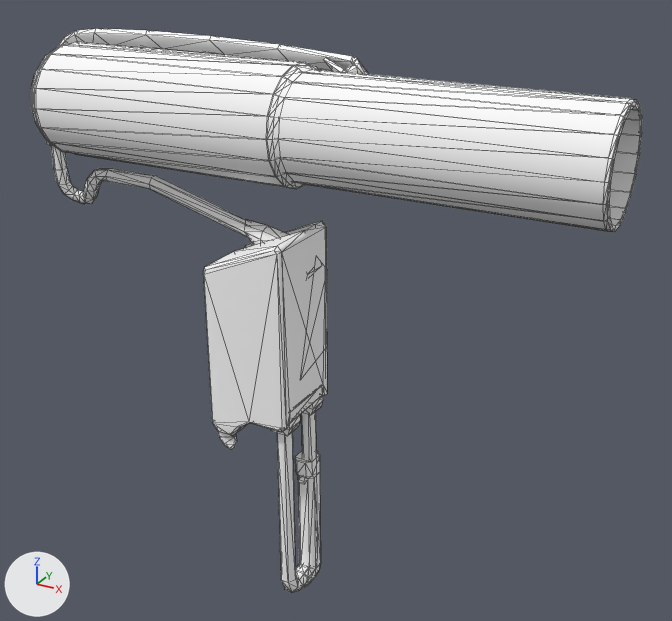
A saved change to the glTF model glb/Wmn_Roller_Hunter_Cstm01.glb.
The view is the same before and after, from a 50 mm camera at (1.95, -3.26, 2.6) aimed at (0.09, 0.14, 0.9). The lights are fixed; the arrows at lower left show +X, +Y and +Z. The older version comes first. Mesh edges are drawn as thin lines.

Script lines for the objects in view, before the commit:
```python
mat_m_body = principled_material('M_Body')
mat_m_body.base_color = (1.0, 1.0, 1.0)  # white #ffffff
mat_m_body.roughness = 1.0
mat_m_roll = principled_material('M_Roll')
mat_m_roll.base_color = (1.0, 1.0, 1.0)  # white #ffffff
mat_m_roll.roughness = 1.0
me_model__m_body = bpy.data.meshes.new('model__M_Body')
me_model__m_body.from_pydata(...)  # 770 vertices, 1374 faces; spans x -1.43..1.26, y -0.28..0.24, z -0.54..2.07
me_model__m_body.materials.append(mat_m_body)  # white #ffffff
me_model__m_roll = bpy.data.meshes.new('model__M_Roll')
me_model__m_roll.from_pydata(...)  # 297 vertices, 473 faces; spans x -1.3..1.31, y -0.26..0.26, z 0.67..2.01
me_model__m_roll.materials.append(mat_m_roll)  # white #ffffff
ob_model__m_body = bpy.data.objects.new('model__M_Body', me_model__m_body)
ob_model__m_body.location = (0.0, 0.0, 0.0)
ob_model__m_roll = bpy.data.objects.new('model__M_Roll', me_model__m_roll)
ob_model__m_roll.location = (0.0, 0.0, 0.0)
```
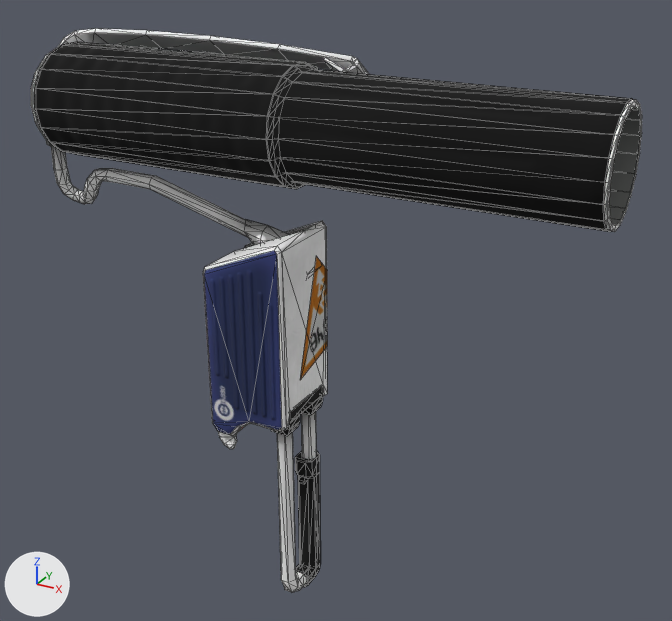
Changed parts and their boxes [x1, y1, x2, y2] in the pictures (672 x 621 px):
'model__M_Roll', surface changed (white to black): [31, 42, 642, 380] in both
'model__M_Body', surface changed (darker): [46, 28, 369, 587] in both

What changed in the scene script:
```text
Add img_m_roll_nrm:
    img_m_roll_nrm = load_image('M_Roll_Nrm', '_unpacked/M_Roll_Nrm', 512, 512, 'Non-Color')
Add img_m_roll_alb:
    img_m_roll_alb = load_image('M_Roll_Alb', '_unpacked/M_Roll_Alb', 256, 256, 'sRGB')
Add img_m_body_cstm01_alb:
    img_m_body_cstm01_alb = load_image('M_Body_Cstm01_Alb', '_unpacked/M_Body_Cstm01_Alb', 512, 512, 'sRGB')
Add img_m_body_nrm:
    img_m_body_nrm = load_image('M_Body_Nrm', '_unpacked/M_Body_Nrm', 512, 512, 'Non-Color')
Change mat_m_body:
    where n0 = _N.new('ShaderNodeBsdfPrincipled'); n0.name = 'Principled BSDF'
    remove n0.inputs[0].default_value = (1.0, 1.0, 1.0, 1.0)  # 'Base Color', white #ffffff
    add n2 = _N.new('ShaderNodeTexImage'); n2.name = 'Image Texture'
    add n2.image = img_m_body_cstm01_alb
    add n3 = _N.new('ShaderNodeNormalMap'); n3.name = 'Normal Map'
    add n3.uv_map = 'UVMap'
    add n4 = _N.new('ShaderNodeTexImage'); n4.name = 'Image Texture.001'
    add n4.image = img_m_body_nrm
    add _L.new(n2.outputs[0], n0.inputs[0])  # 'Color' to 'Base Color'
    add _L.new(n3.outputs[0], n0.inputs[5])  # 'Normal' to 'Normal'
    add _L.new(n4.outputs[0], n3.inputs[1])  # 'Color' to 'Color'
Change mat_m_roll:
    where n0 = _N.new('ShaderNodeBsdfPrincipled'); n0.name = 'Principled BSDF'
    remove n0.inputs[0].default_value = (1.0, 1.0, 1.0, 1.0)  # 'Base Color', white #ffffff
    add n2 = _N.new('ShaderNodeTexImage'); n2.name = 'Image Texture'
    add n2.image = img_m_roll_alb
    add n3 = _N.new('ShaderNodeNormalMap'); n3.name = 'Normal Map'
    add n3.uv_map = 'UVMap'
    add n4 = _N.new('ShaderNodeTexImage'); n4.name = 'Image Texture.001'
    add n4.image = img_m_roll_nrm
    add _L.new(n2.outputs[0], n0.inputs[0])  # 'Color' to 'Base Color'
    add _L.new(n3.outputs[0], n0.inputs[5])  # 'Normal' to 'Normal'
    add _L.new(n4.outputs[0], n3.inputs[1])  # 'Color' to 'Color'
```
